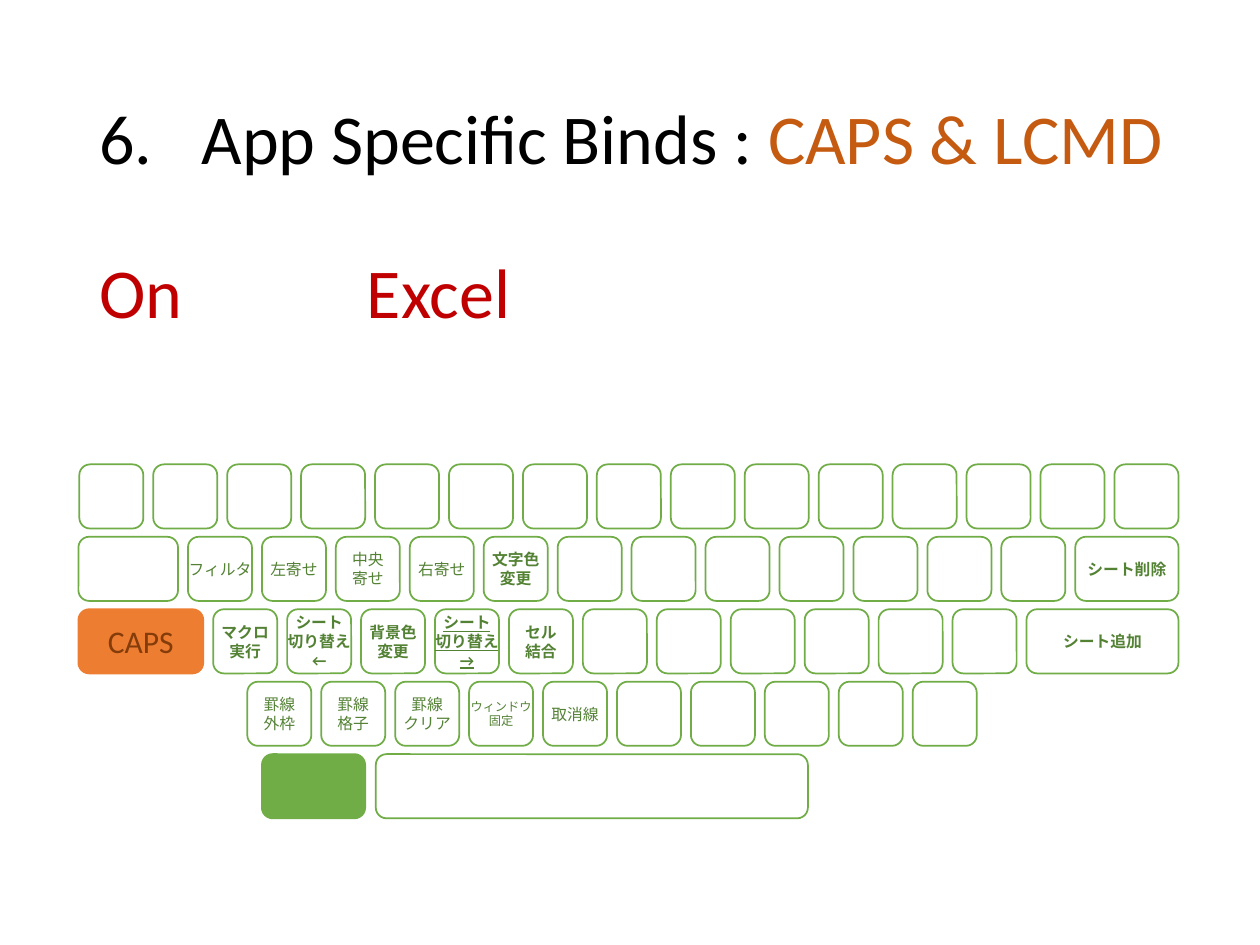
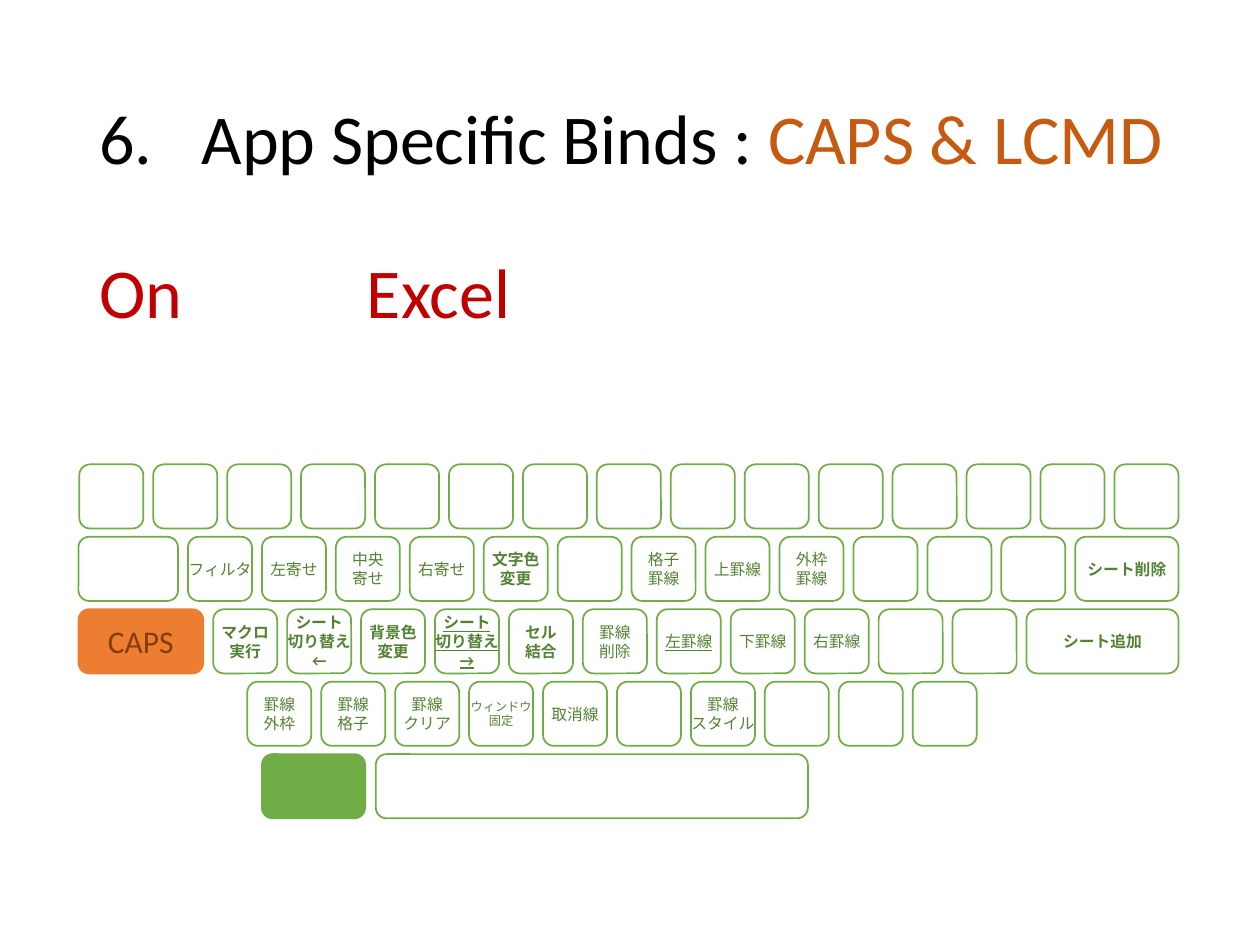
Before and after one commit to ittooo66/myAHK, a slide deck: slide 14 of MANUAL.pptx. Drawn at 1260x945 pixels with LibreOffice and Linux fonts; fonts in the diff are those of the drawing. Boxes give left, top, right and bottom in pixels: in the first picture for what was removed or moved away, otherwise in the second. Text is boxed around its words. In the diff, an @@ line names an element or a change of style, - is before the commit and + after.

Commit message:
罫線バインドの追加

```diff
--- a/MANUAL.pptx
+++ b/MANUAL.pptx
@@ text in rounded rectangle at [648, 551, 680, 586]: text added @@
+格子
+罫線
@@ text in rounded rectangle at [714, 562, 761, 577]: text added @@
+上罫線
@@ text in rounded rectangle at [796, 551, 828, 586]: text added @@
+外枠
+罫線
@@ text in rounded rectangle at [599, 625, 631, 659]: text added @@
+罫線
+削除
@@ text in rounded rectangle at [665, 634, 712, 651]: text added @@
+左罫線
@@ text in rounded rectangle at [739, 634, 786, 649]: text added @@
+下罫線
@@ text in rounded rectangle at [813, 634, 860, 649]: text added @@
+右罫線
@@ text in rounded rectangle at [691, 697, 754, 734]: text added @@
+罫線
+スタイル
```
Also in this commit, not shown: 5 other slides changed, 3 slides added, 1 other file.
